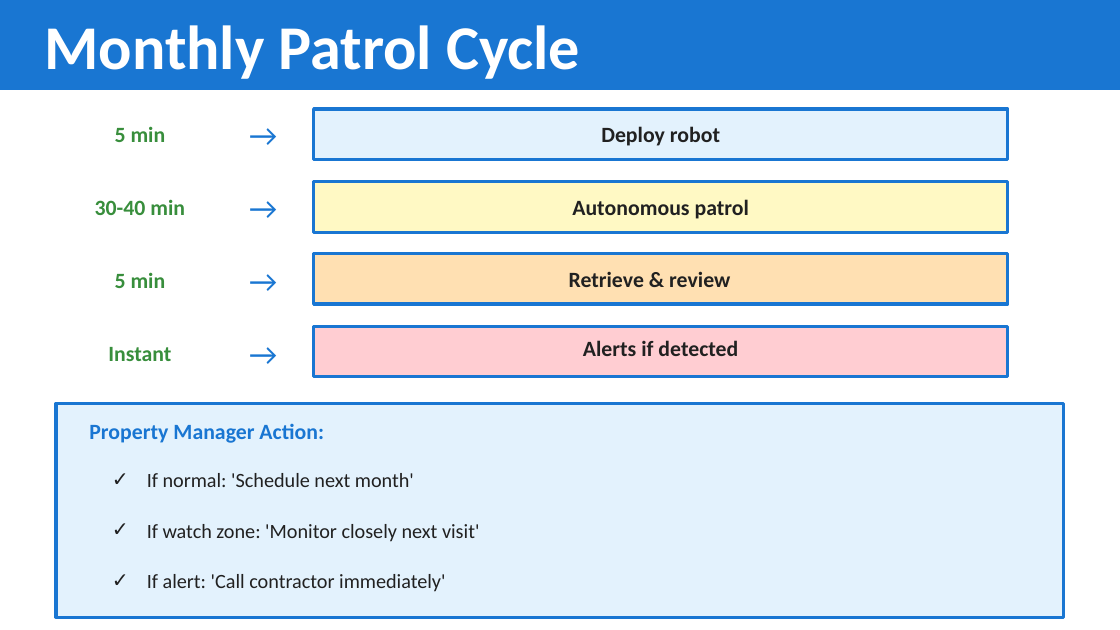
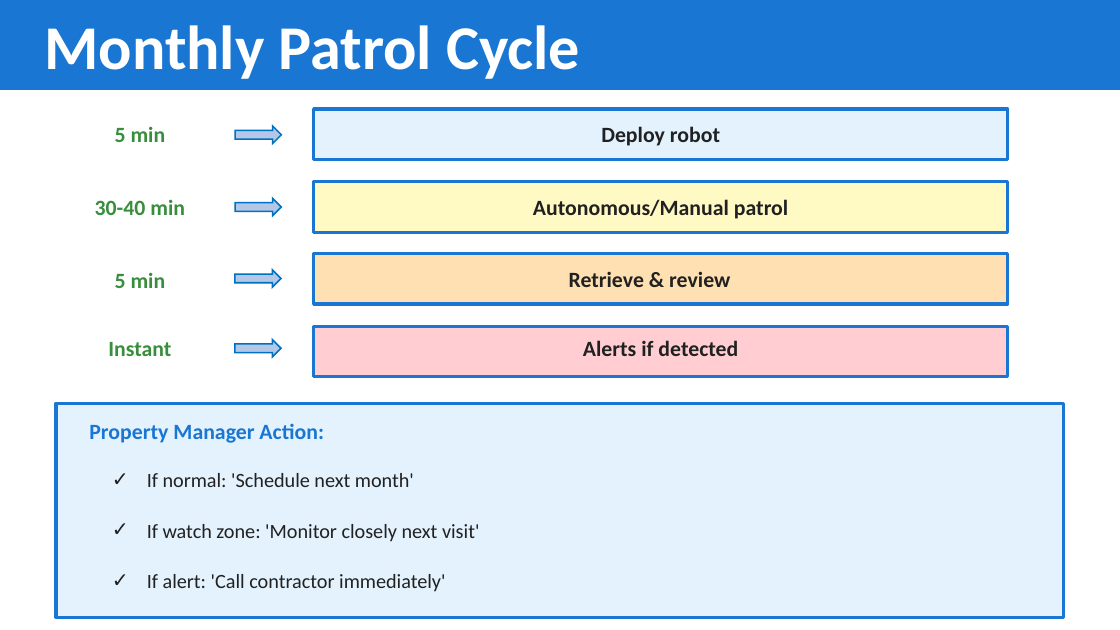
Before and after one commit to charlieM044/SIT210, a slide deck: slide 6 of task 6.1/presentation.pptx (slide 8 before the commit). Drawn at 1120x630 pixels with LibreOffice and Linux fonts; fonts in the diff are those of the drawing. Boxes give left, top, right and bottom in pixels: in the first picture for what was removed or moved away, otherwise in the second. Text is boxed around its words. In the diff, an @@ line names an element or a change of style, - is before the commit and + after.

```diff
--- a/task 6.1/presentation.pptx
+++ b/task 6.1/presentation.pptx
@@ text removed at <box>235,109,291,159</box> @@
-→
@@ right arrow added at <box>235,127,281,143</box>, fill #B4C7E7, outline #0070C0 1 pt @@
@@ text removed at <box>235,181,291,232</box> @@
-→
@@ right arrow added at <box>235,198,281,215</box>, fill #B4C7E7, outline #0070C0 1 pt @@
@@ text at <box>533,199,788,219</box>: text changed @@
-Autonomous patrol
+Autonomous/Manual patrol
@@ text removed at <box>235,254,291,305</box> @@
-→
@@ right arrow added at <box>235,270,281,287</box>, fill #B4C7E7, outline #0070C0 1 pt @@
@@ text "Instant": place and size @@
-text "Instant" at <box>108,347,171,361</box>
+text "Instant" at <box>108,342,171,356</box>
@@ text removed at <box>235,327,291,377</box> @@
-→
@@ right arrow added at <box>235,339,281,356</box>, fill #B4C7E7, outline #0070C0 1 pt @@
```
Also in this commit, not shown: 5 other slides changed, 1 slide added, 4 other files.
